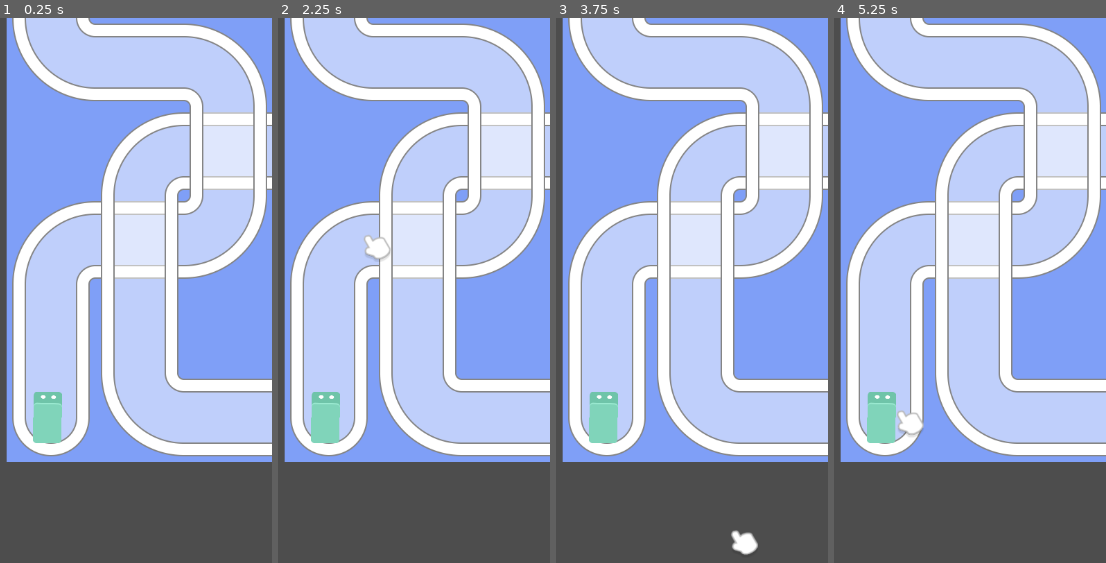
Above: before the commit, frames 1-4 (left to right).
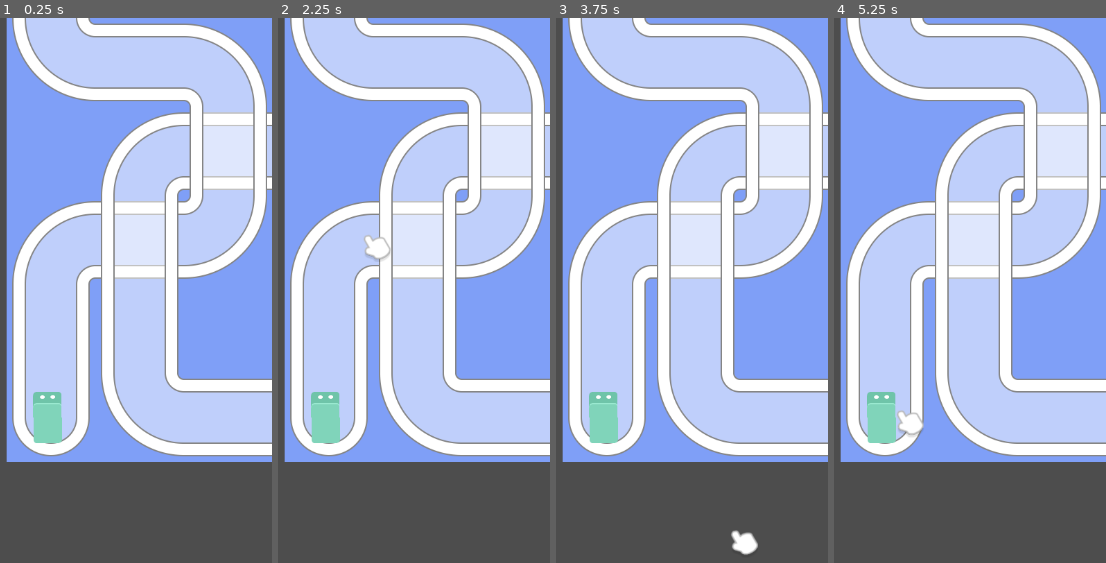
Above: after the commit, the same moments.

Repository: mapsandapps/godot-games
Game: Godot game, scene res://scenes/levels/level.tscn
Two runs of this game, one before a commit and one after it. Both use one fixed random seed, a clock stepped at 60 frames per second and the inputs below.
Inputs (mouse positions are in pixels of both pictures, inside the frame that each line leads up to):
- Up to frame 1 (0.25 s): no input
- Up to frame 2 (2.25 s): tap Enter at 0.5, 2 s; move the mouse to (424, 377) at 0.52 s; press the mouse at (424, 377) at 0.53 s; tap Space at 1.25 s; move the mouse to (outside the picture) at 1.27 s; release the mouse at (outside the picture) at 1.28 s; click (outside the picture) at 1.35 s; move the mouse to (370, 241) at 2.02 s; press the mouse at (370, 241) at 2.03 s
- Up to frame 3 (3.75 s): tap Space at 2.75 s; move the mouse to (outside the picture) at 2.77 s; release the mouse at (outside the picture) at 2.78 s; click (outside the picture) at 2.85 s; tap Enter at 3.5 s; move the mouse to (738, 535) at 3.52 s; press the mouse at (738, 535) at 3.53 s
- Up to frame 4 (5.25 s): tap Space at 4.25 s; move the mouse to (outside the picture) at 4.27 s; release the mouse at (outside the picture) at 4.28 s; click (outside the picture) at 4.35 s; move the mouse to (904, 415) at 5.02 s; press the mouse at (904, 415) at 5.03 s

The runs differ from the first frame. In frame 1, less than 0.1% of the frame differs, in the area x 12-23%, y 68-78%; in frame 2, less than 0.1%; in frame 3, less than 0.1%; in frame 4, less than 0.1%.

Commit message:
change origin of labyrinth image

Diff:
--- a/labyrinth/scenes/levels/level.tscn
+++ b/labyrinth/scenes/levels/level.tscn
@@ -6,20 +6,21 @@
 
 [sub_resource type="Curve2D" id="Curve2D_ooi25"]
 _data = {
-"points": PackedVector2Array(0, 0, 0, 0, 59, 832, 0, 0, 0, 0, 65, 616, 0, 0, 0, 0, 110, 575, 0, 0, 0, 0, 272, …(529 unchanged characters)…
+"points": PackedVector2Array(0, 0, 0, 0, 59, 832, 0, 0, 0, 0, 57, 672, 0, -1.18641, 0, 1.18641, 60, 588, 0, 0, 0, 0, 110, 575, 0, 0, 0, 0, 272, …(529 unchanged characters)…
 }
-point_count = 28
+point_count = 29
 
 [node name="Level" type="Node2D"]
 
 [node name="Labyrinth Sprite" type="Sprite2D" parent="."]
-position = Vector2(448, 448)
 scale = Vector2(0.5, 0.5)
 texture = ExtResource("1_063ni")
+centered = false
 
 [node name="Path2D" type="Path2D" parent="."]
 curve = SubResource("Curve2D_ooi25")
 
 [node name="Character" parent="Path2D" instance=ExtResource("2_hpadj")]
+rotation = -1.5833
 
 [node name="Finger" parent="." instance=ExtResource("3_2vyg4")]
